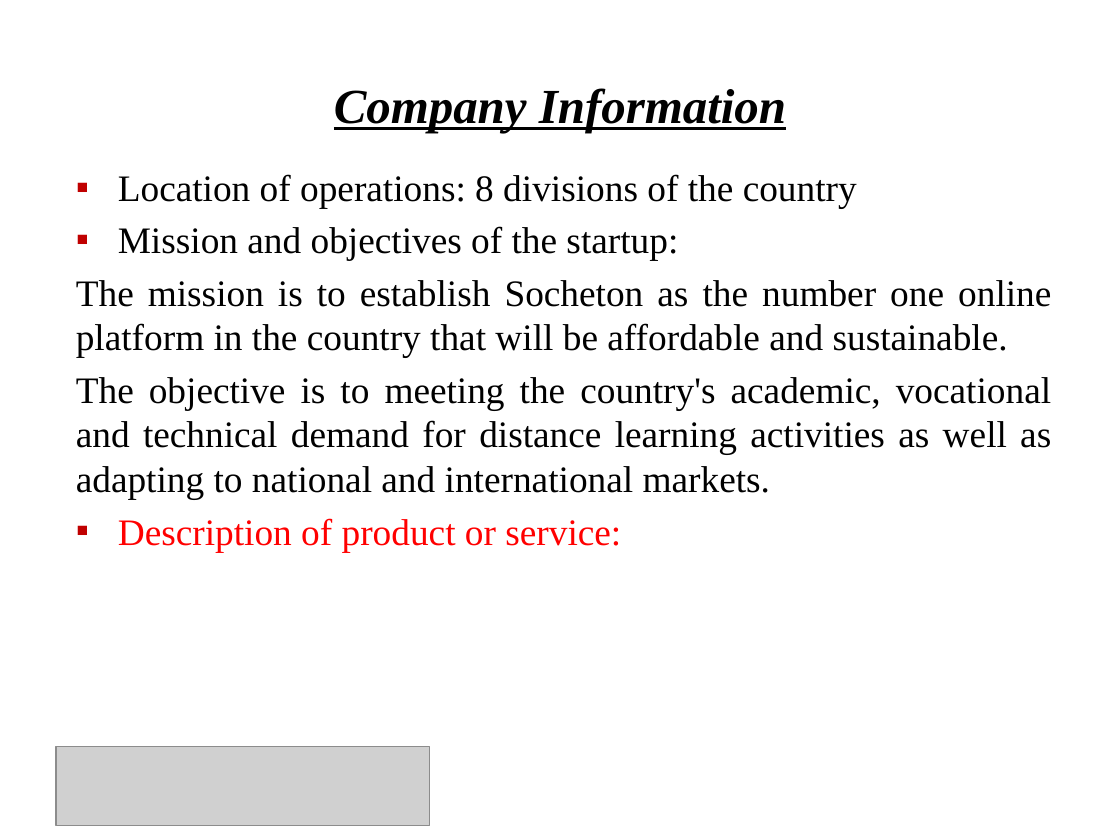
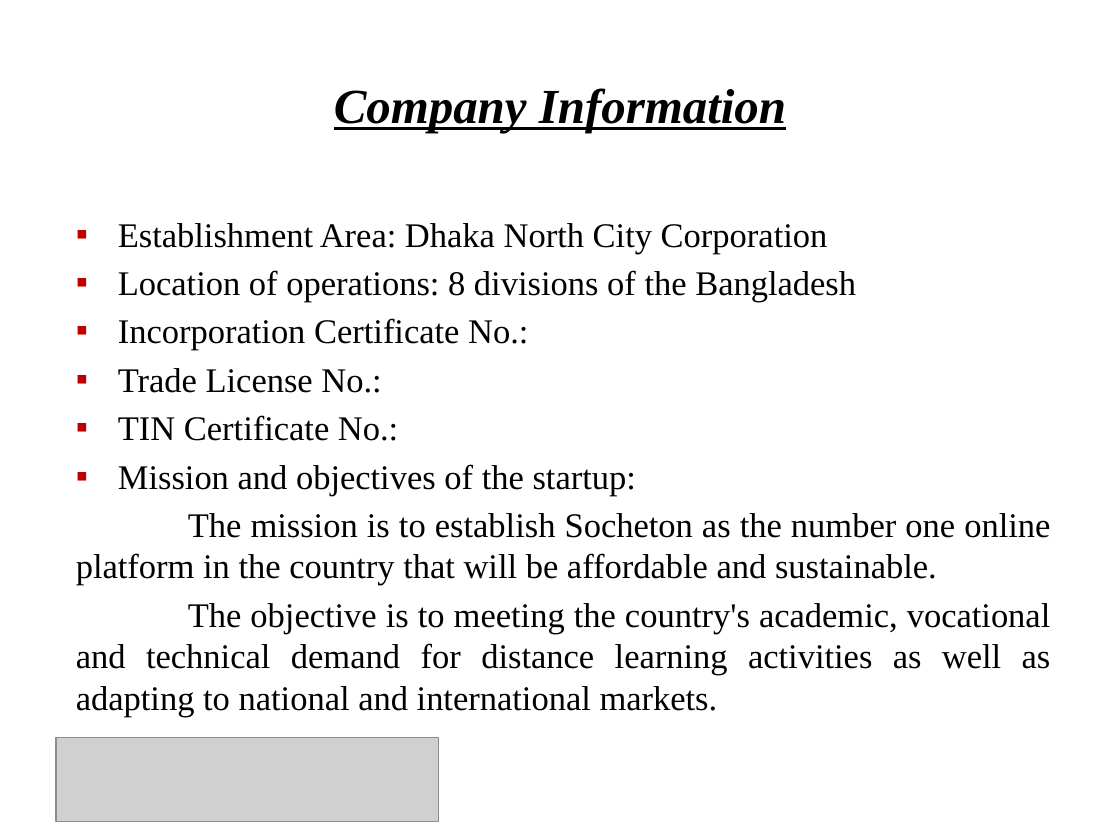
Before and after one commit to Shuvoneel/SRCL, a slide deck: slide 3 of Socheton/Startup_Socheton.pptx. Drawn at 1120x840 pixels with LibreOffice and Linux fonts; fonts in the diff are those of the drawing; grey boxes stand for pictures; background and template pictures are left out. Boxes give left, top, right and bottom in pixels: in the first picture for what was removed or moved away, otherwise in the second. Text is boxed around its words. In the diff, an @@ line names an element or a change of style, - is before the commit and + after.

```diff
--- a/Socheton/Startup_Socheton.pptx
+++ b/Socheton/Startup_Socheton.pptx
@@ text at (118,223,856,441): text changed; size 24 to 22.2 pt @@
-▪ Location of operations: 8 divisions of the country
+▪ Establishment Area: Dhaka North City Corporation
+▪ Location of operations: 8 divisions of the Bangladesh
+▪ Incorporation Certificate No.:
+▪ Trade License No.:
+▪ TIN Certificate No.:
@@ text at (76,464,1051,716): size 24 to 22.2 pt in "Mission and objectives of the startup:", "The mission is to establish Socheton as ...", "The objective is to meeting the country's ..." @@
@@ text at (118,518,621,552): paragraph removed @@
-▪ Description of product or service:
@@ picture: place and size @@
-picture at (56,747,429,827)
+picture at (56,737,439,821)
```
Also in this commit, not shown: 8 other slides changed, 21 slides added, 5 slides removed, 5 other files.
